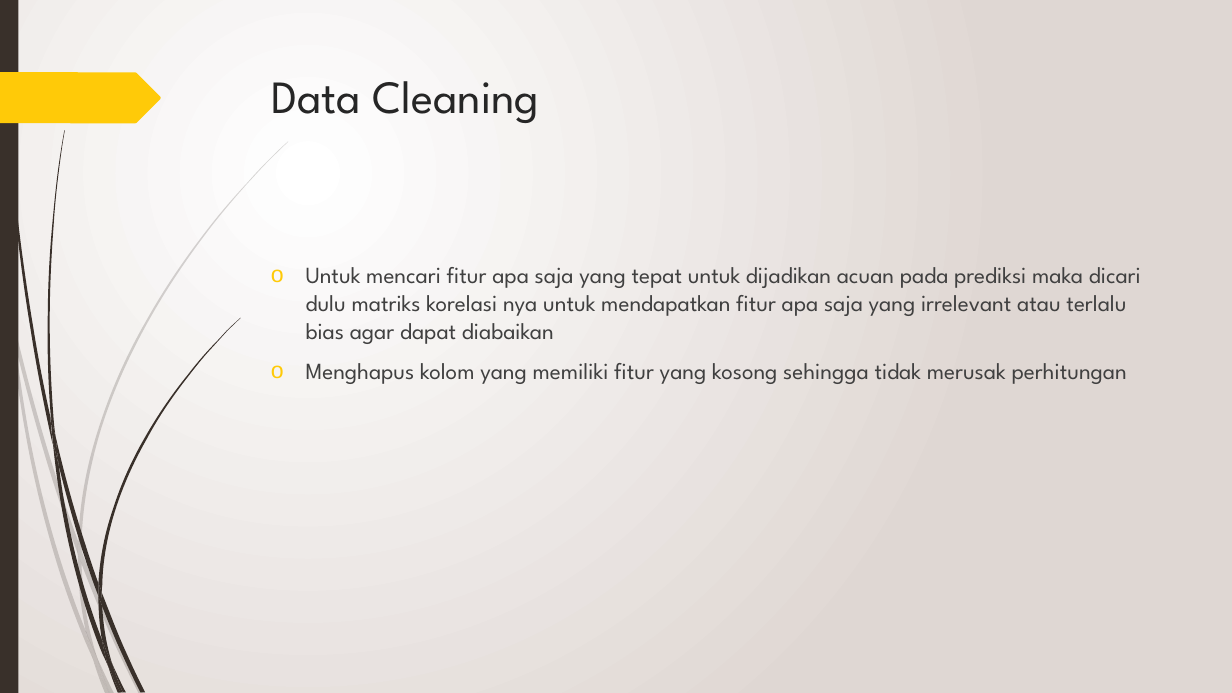
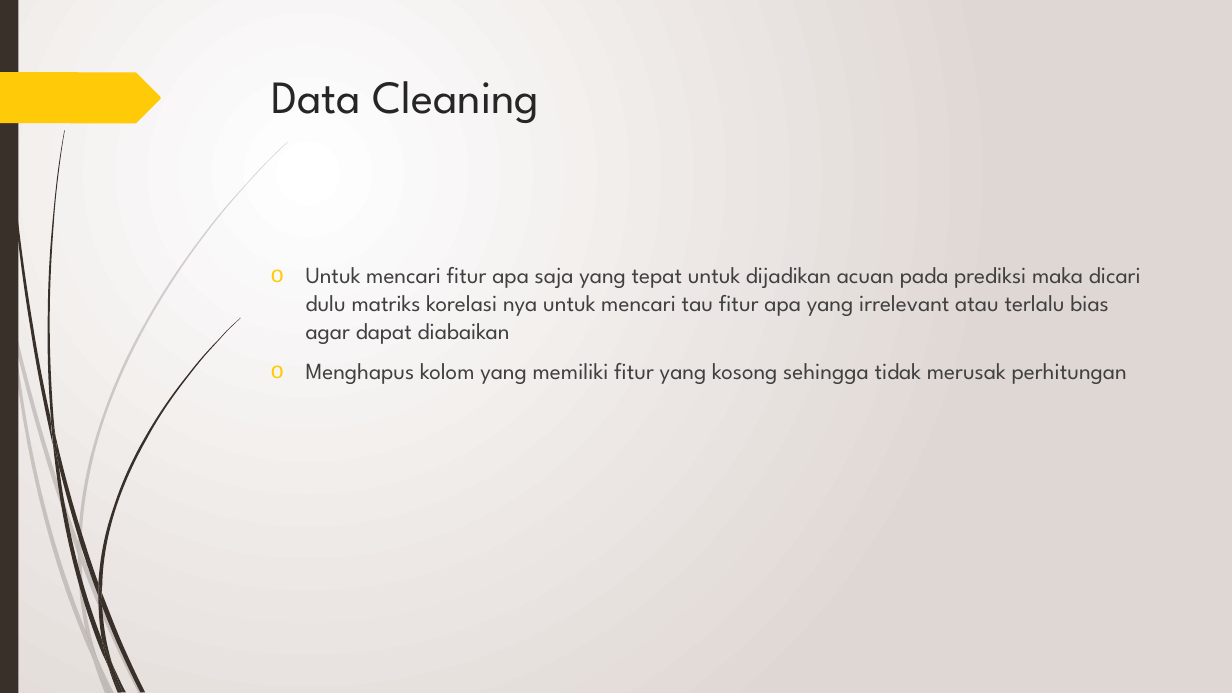
Before and after one commit to SkandarEverest/MSIB-DAI002, a slide deck: slide 6 of Capstone Project/Capstone DAI-002.pptx. Drawn at 1232x693 pixels with LibreOffice and Linux fonts; fonts in the diff are those of the drawing. Boxes give left, top, right and bottom in pixels: in the first picture for what was removed or moved away, otherwise in the second. Text is boxed around its words. In the diff, an @@ line names an element or a change of style, - is before the commit and + after.

```diff
--- a/Capstone Project/Capstone DAI-002.pptx
+++ b/Capstone Project/Capstone DAI-002.pptx
@@ text at bbox=[306, 267, 1141, 344]: text changed @@
-o Untuk mencari fitur apa saja yang tepat untuk dijadikan acuan pada prediksi maka dicari dulu matriks korelasi nya untuk mendapatkan fitur apa saja yang irrelevant atau terlalu bias agar dapat diabaikan
+o Untuk mencari fitur apa saja yang tepat untuk dijadikan acuan pada prediksi maka dicari dulu matriks korelasi nya untuk mencari tau fitur apa yang irrelevant atau terlalu bias agar dapat diabaikan
```
Also in this commit, not shown: 1 other file.
